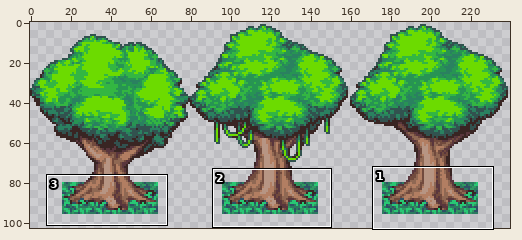
File history of a sprite sheet, spritesheets/jungle_trees.png. Above, an overview of the earlier version with the close-up marked.
Close-up. The starting point:
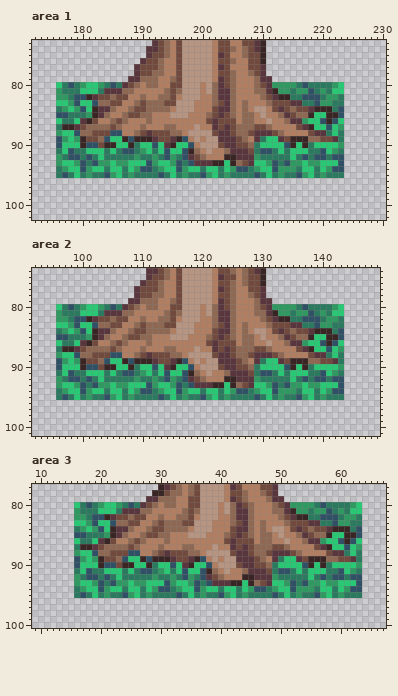
The file is 240x176 pixels. Colours within 5 levels of each other are drawn and written as one. Shown: area 1: x 172..230, y 73..102; area 2: x 92..149, y 74..101; area 3: x 9..67, y 77..100. The wide view leaves out empty margins.
The same view after the edit:
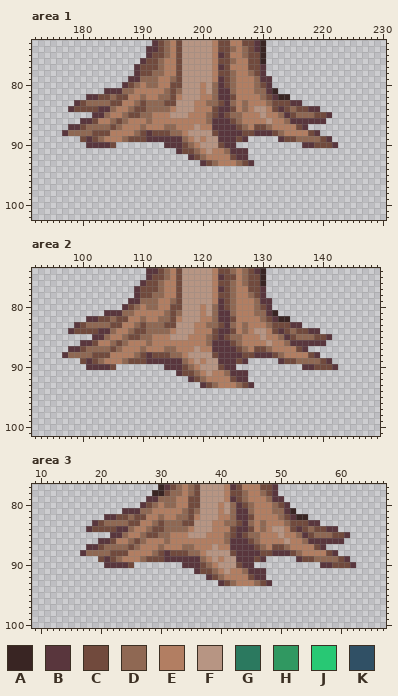
Palette (. is transparent): A #392523  B #59363d  C #714a3d  D #8f6853  E #b27e62  F #b79583  G #2b795f  H #309861  J #28c874  K #305065
The edit:
--- area 1
@@ x 172..230 @@
  79 ................BBDDDEEDCFFFFFEBCDEEEDBB...................
- 80 ....JGKGHJJHGKGBCDEDDEECCFFFEFDBCDEEEDCBHHHHGKGGGGHJ.......
- 81 ....HGGGJJJGBBBDDEEEEEDCDFFFEFDBBDEEEDDBAHHGHHKGHGJJ.......
- 82 ....HHGKKABCCDCCEEDEEDDCEFFFEEDBBDEEEEDCBAAGGKKKGHHG.......
- 83 ....JJHKJJKDDCCEEDCDDDCCFFFEEEDCBDEDEEEDCCCBBGGKHHGG.......
- 84 ....GHJHKJABBDEEDCCDDDDEFFFEEECBBDEDEFFECBCDCCBAAAGK.......
- 85 ....KKGGGHABDEEDCCDDEEEFFFEEEDCBCDEDDEFEEDBCDDAJJAAK.......
- 86 ....JGGJBACEEDCDEEEDEEEEEEEEECBCCCEDDEEFEEDBBHJJKAKJ.......
- 87 ....GAABCDDDDCDEEEDEEEDDEEEFEEBCBCDDDCCDEEEECBAJJKJH.......
- 88 ....HJJKDDCCCKKEEDCBCCCDDEFFFFCBBCDDCBBBCDEEEECBBGJG.......
- 89 ....KHJHACCDKJJAKAAABCCBAKEFEFFBBBCDEBGJJBCAAADDCCBG.......
- 90 ....KJJJAKKCAAJJAGJJKJBAJJKEFFFCBBCCDGJJJJKAJAGJJJJH.......
- 91 ....GJKGGJJJGJGKKGHJGJKJJKADEFEEDBBBCGKKGJGJJJGGKJHG.......
- 92 ....HGKKGKGJGGGGGHGGHGKHGKBCDEEEAABBBHGGGGGJGKGKKGKK.......
- 93 ....HJJHKGKHHJHHJJJKHJJHKGKBBBAAJADCBJJHKGKHHJHHJJJK.......
- 94 ....GHJJKHJJGJJGJHKKGHJJKHJJGJJGJHKKGHJJKHHHGJJGJHKK.......
- 95 ....GKGJGHGGKHJGHGGGGKGJGHGGKHJGHGGGGKGJGHGGKHJGHGGG.......
+ 80 ...............BCDEDDEECCFFFEFDBCDEEEDCB...................
+ 81 ............BBBDDEEEEEDCDFFFEFDBBDEEEDDBA..................
+ 82 .........BBCCDCCEEDEEDDCEFFFEEDBBCEEEEDCBAA................
+ 83 .......BCDDDDCCEEDCDDDCCFFFEEDDCBDEDEEEDCCCBB..............
+ 84 ......BCCCCBBDEEDCCDDDDEFFFEEECBBCEDEFFECBCDCCBB...........
+ 85 ..........BBDEEDCCDDEEEFFFEEEDCBCDDEEEFEEDBCDDDCCB.........
+ 86 ........BBCEEDCDEEEDEEEEEEEEEDBBBCDEEEEFEEDBBBBBB..........
+ 87 ......BBCDDDDCDEEEDEEEDDEEEFEEBBBBCDECCDEEEECB.............
+ 88 .....BDDDDCCCEEEEDCBCCCDDEFFFFCBBBBCCBBBCDEEEECB...........
+ 89 ........CBCDEEEDCCCBBBBBBDEFEFFBBBCB.....BCCDDDDCB.........
+ 90 .........BBBBC........BBBCDEFFFCBB...........BBCCCB........
+ 91 ........................BCCDEFEEDBBB.......................
+ 92 ..........................BCDEEEECBB.......................
+ 93 ............................BCDEEEDCB......................
+ 94 ...........................................................
+ 95 ...........................................................
  96 ...........................................................
--- area 2
@@ x 92..149 @@
  79 ................BBDDDEEDCFFFFFEBCDEEEDBB..................
- 80 ....JGKGHJJHGKGBCDEDDEECCFFFEFDBCDEEEDCBHHHHGKGGGGHJ......
- 81 ....HGGGJJJGBBBDDEEEEEDCDFFFEFDBBDEEEDDBAHHGHHKGHGJJ......
- 82 ....HHGKKABCCDCCEEDEEDDCEFFFEEDBBDEEEEDCBAAGGKKKGHHG......
- 83 ....JJHKJJKDDCCEEDCDDDCCFFFEEEDCBDEDEEEDCCCBBGGKHHGG......
- 84 ....GHJHKJABBDEEDCCDDDDEFFFEEECBBDEDEFFECBCDCCBAAAGK......
- 85 ....KKGGGHABDEEDCCDDEEEFFFEEEDCBCDEDDEFEEDBCDDAJJAAK......
- 86 ....JGGJBACEEDCDEEEDEEEEEEEEECBCCCEDDEEFEEDBBHJJKAKJ......
- 87 ....GAABCDDDDCDEEEDEEEDDEEEFEEBCBCDDDCCDEEEECBAJJKJH......
- 88 ....HJJKDDCCCKKEEDCBCCCDDEFFFFCBBCDDCBBBCDEEEECBBGJG......
- 89 ....KHJHACCDKJJAKAAABCCBAKEFEFFBBBCDEBGJJBCAAADDCCBG......
- 90 ....KJJJAKKCAAJJAGJJKJBAJJKEFFFCBBCCDGJJJJKAJAGJJJJH......
- 91 ....GJKGGJJJGJGKKGHJGJKJJKADEFEEDBBBCGKKGJGJJJGGKJHG......
- 92 ....HGKKGKGJGGGGGHGGHGKHGKBCDEEEAABBBHGGGGGJGKGKKGKK......
- 93 ....HJJHKGKHHJHHJJJKHJJHKGKBBBAAJADCBJJHKGKHHJHHJJJK......
- 94 ....GHJJKHJJGJJGJHKKGHJJKHJJGJJGJHKKGHJJKHHHGJJGJHKK......
- 95 ....GKGJGHGGKHJGHGGGGKGJGHGGKHJGHGGGGKGJGHGGKHJGHGGG......
+ 80 ...............BCDEDDEECCFFFEFDBCDEEEDCB..................
+ 81 ............BBBDDEEEEEDCDFFFEFDBBDEEEDDBA.................
+ 82 .........BBCCDCCEEDEEDDCEFFFEEDBBCEEEEDCBAA...............
+ 83 .......BCDDDDCCEEDCDDDCCFFFEEDDCBDEDEEEDCCCBB.............
+ 84 ......BCCCCBBDEEDCCDDDDEFFFEEECBBCEDEFFECBCDCCBB..........
+ 85 ..........BBDEEDCCDDEEEFFFEEEDCBCDDEEEFEEDBCDDDCCB........
+ 86 ........BBCEEDCDEEEDEEEEEEEEEDBBBCDEEEEFEEDBBBBBB.........
+ 87 ......BBCDDDDCDEEEDEEEDDEEEFEEBBBBCDECCDEEEECB............
+ 88 .....BDDDDCCCEEEEDCBCCCDDEFFFFCBBBBCCBBBCDEEEECB..........
+ 89 ........CBCDEEEDCCCBBBBBBDEFEFFBBBCB.....BCCDDDDCB........
+ 90 .........BBBBC........BBBCDEFFFCBB...........BBCCCB.......
+ 91 ........................BCCDEFEEDBBB......................
+ 92 ..........................BCDEEEECBB......................
+ 93 ............................BCDEEEDCB.....................
+ 94 ..........................................................
+ 95 ..........................................................
  96 ..........................................................
--- area 3
@@ x 9..67 @@
  79 ...................BBDDDEECCFFFFEBCDEEEDBB.................
- 80 .......JGKGHJJHGKGBCDEDDEECCFFFEFDBCDEEEDCBHHHHGKGGGGHJ....
- 81 .......HGGGJJJGBBBDDEEEEEDCDFFFEFDBBDEEEDDBAHHGHHKGHGJJ....
- 82 .......HHGKKABCCDCCEEDEEDDCEFFFEEDBBDEEEEDCBAAGGKKKGHHG....
- 83 .......JJHKJJKDDCCEEDCDDDCCFFFEEEDCBDEDEEEDCCCBBGGKHHGG....
- 84 .......GHJHKJABBDEEDCCDDDDEFFFEEECBBDEDEFFECBCDCCBAAAGK....
- 85 .......KKGGGHABDEEDCCDDEEEFFFEEEDCBCDEDDEFEEDBCDDAJJAAK....
- 86 .......JGGJBACEEDCDEEEDEEEEEEEEECBCCCEDDEEFEEDBBHJJKAKJ....
- 87 .......GAABCDDDDCDEEEDEEEDDEEEFEEBCBCDDDCCDEEEECBAJJKJH....
- 88 .......HJJKDDCCCKKEEDCBCCCDDEFFFFCBBCDDCBBBCDEEEECBBGJG....
- 89 .......KHJHACCDKJJAKAAABCCBAKEFEFFBBBCDEBGJJBCAAADDCCBG....
- 90 .......KJJJAKKCAAJJAGJJKJBAJJKEFFFCBBCCDGJJJJKAJAGJJJJH....
- 91 .......GJKGGJJJGJGKKGHJGJKJJKADEFEEDBBBCGKKGJGJJJGGKJHG....
- 92 .......HGKKGKGJGGGGGHGGHGKHGKBCDEEEAABBBHGGGGGJGKGKKGKK....
- 93 .......HJJHKGKHHJHHJJJKHJJHKGKBBBAAJADCBJJHKGKHHJHHJJJK....
- 94 .......GHJJKHJJGJJGJHKKGHJJKHJJGJJGJHKKGHJJKHHHGJJGJHKK....
- 95 .......GKGJGHGGKHJGHGGGGKGJGHGGKHJGHGGGGKGJGHGGKHJGHGGG....
+ 80 ..................BCDEDDEECCFFFEFDBCDEEEDCB................
+ 81 ...............BBBDDEEEEEDCDFFFEFDBBDEEEDDBA...............
+ 82 ............BBCCDCCEEDEEDDCEFFFEEDBBCEEEEDCBAA.............
+ 83 ..........BCDDDDCCEEDCDDDCCFFFEEDDCBDEDEEEDCCCBB...........
+ 84 .........BCCCCBBDEEDCCDDDDEFFFEEECBBCEDEFFECBCDCCBB........
+ 85 .............BBDEEDCCDDEEEFFFEEEDCBCDDEEEFEEDBCDDDCCB......
+ 86 ...........BBCEEDCDEEEDEEEEEEEEEDBBBCDEEEEFEEDBBBBBB.......
+ 87 .........BBCDDDDCDEEEDEEEDDEEEFEEBBBBCDECCDEEEECB..........
+ 88 ........BDDDDCCCEEEEDCBCCCDDEFFFFCBBBBCCBBBCDEEEECB........
+ 89 ...........CBCDEEEDCCCBBBBBBDEFEFFBBBCB.....BCCDDDDCB......
+ 90 ............BBBBC........BBBCDEFFFCBB...........BBCCCB.....
+ 91 ...........................BCCDEFEEDBBB....................
+ 92 .............................BCDEEEECBB....................
+ 93 ...............................BCDEEEDCB...................
+ 94 ...........................................................
+ 95 ...........................................................
  96 ...........................................................
Where, in picture pixels (left, top, right, bottom), the same in both close-ups:
changed: (56, 82, 344, 178)
changed: (56, 304, 344, 400)
changed: (74, 502, 362, 598)
